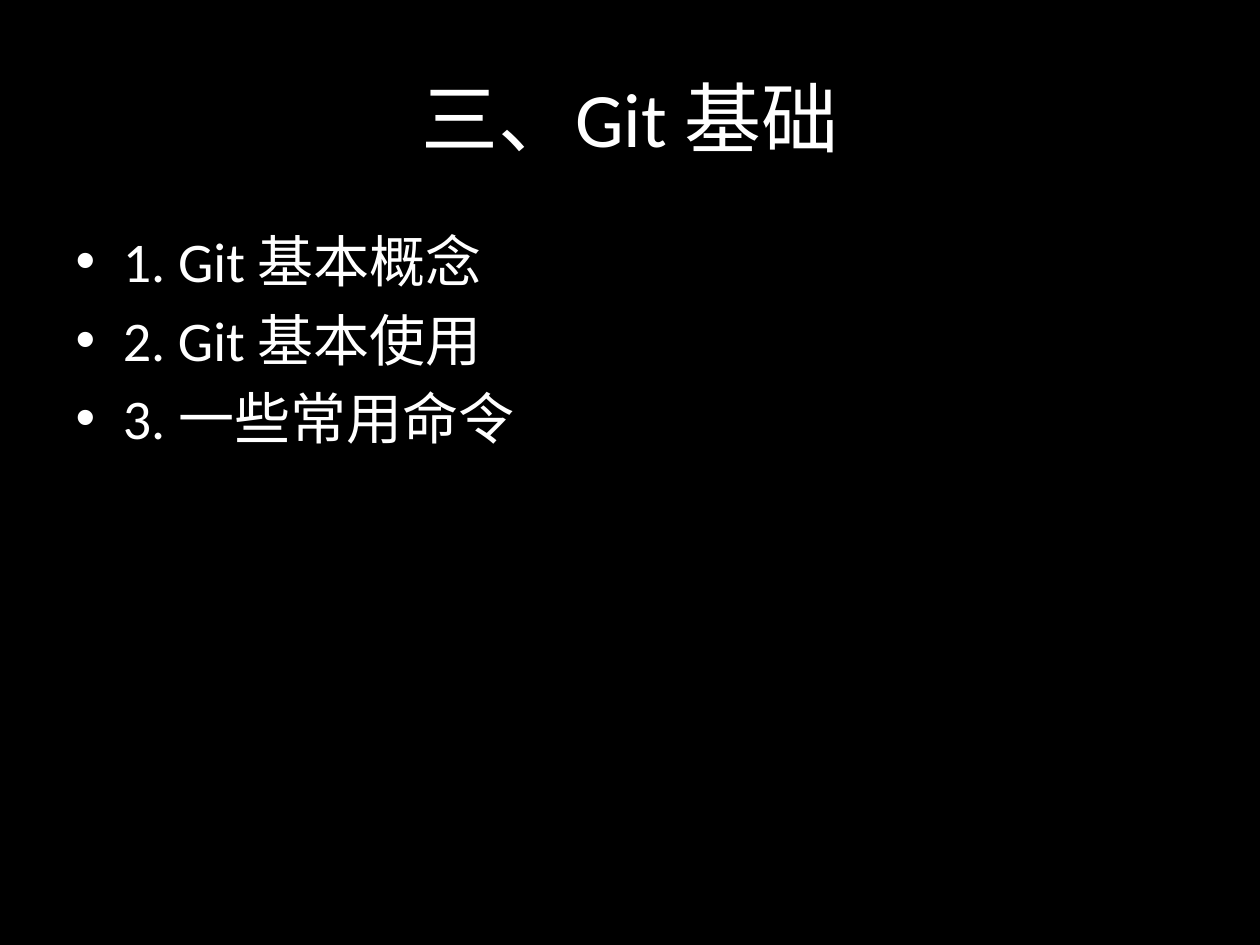
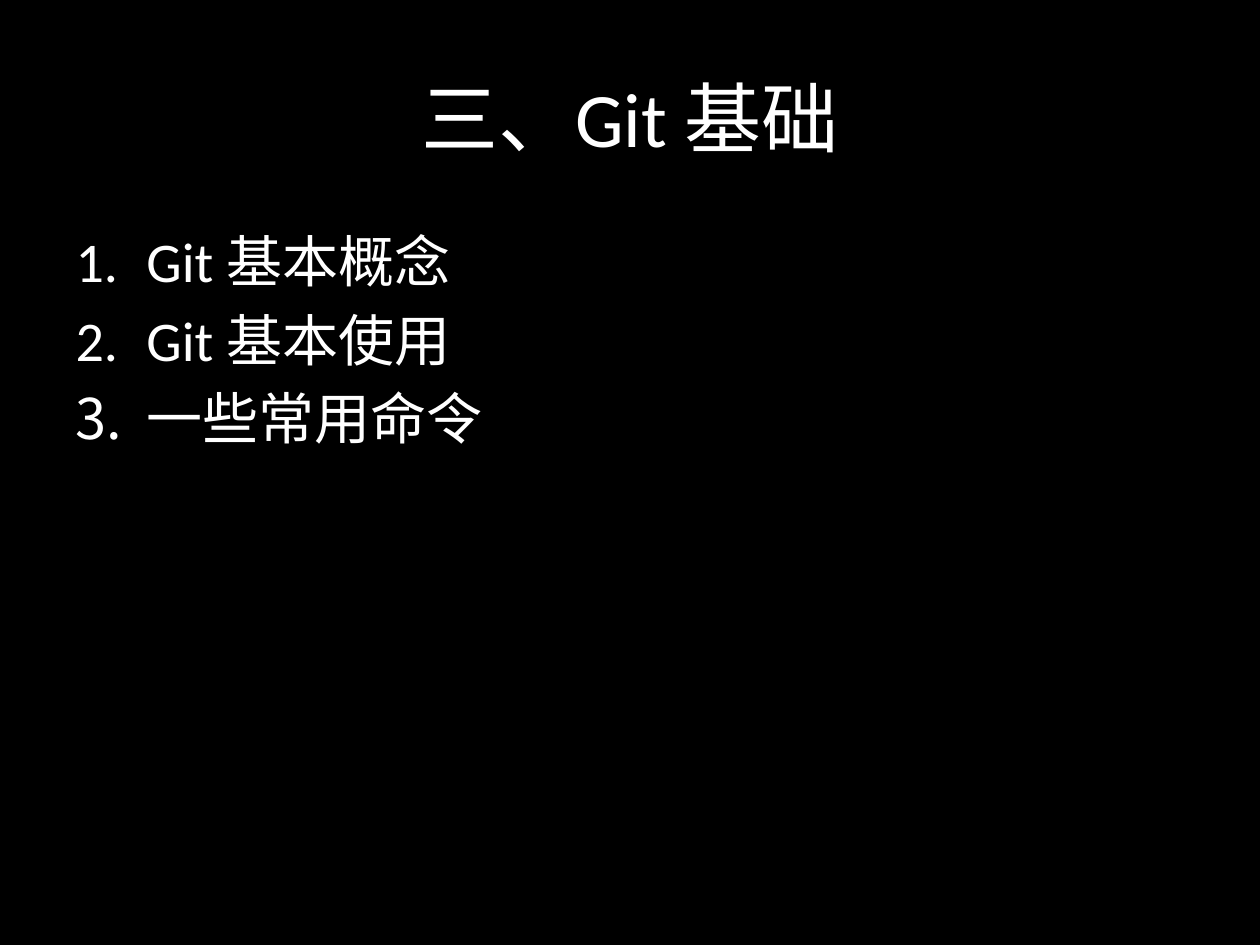
Before and after one commit to sontekliu/git-book, a slide deck: slide 10 of Git.pptx. Drawn at 1260x945 pixels with LibreOffice and Linux fonts; fonts in the diff are those of the drawing. Boxes give left, top, right and bottom in pixels: in the first picture for what was removed or moved away, otherwise in the second. Text is boxed around its words. In the diff, an @@ line names an element or a change of style, - is before the commit and + after.

```diff
--- a/Git.pptx
+++ b/Git.pptx
@@ text at <box>146,234,482,444</box>: text changed @@
-• 1. Git 基本概念
-• 2. Git 基本使用
-• 3. 一些常用命令
+1. Git 基本概念
+2. Git 基本使用
+3. 一些常用命令
```
Also in this commit, not shown: 18 other slides changed, 4 slides added.
